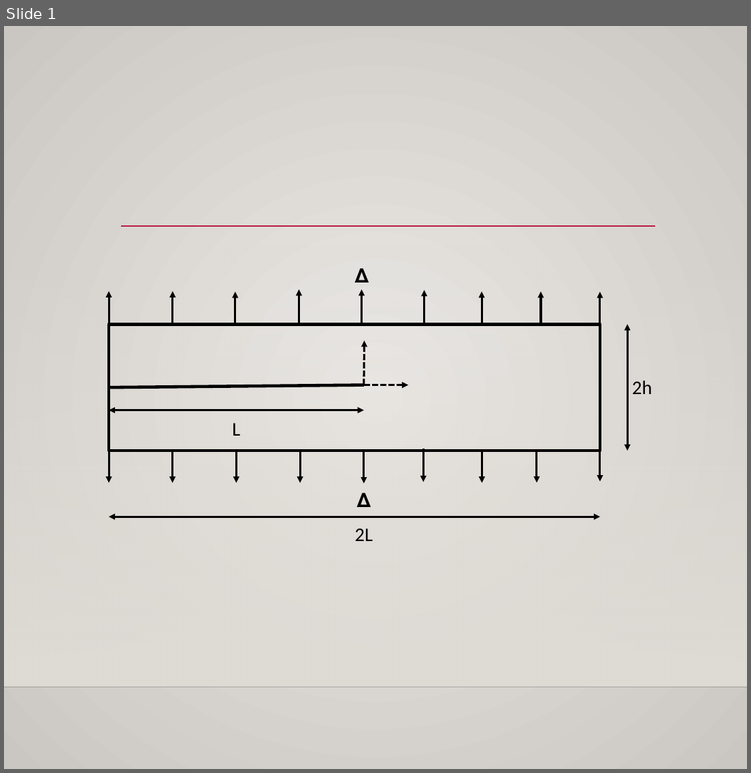
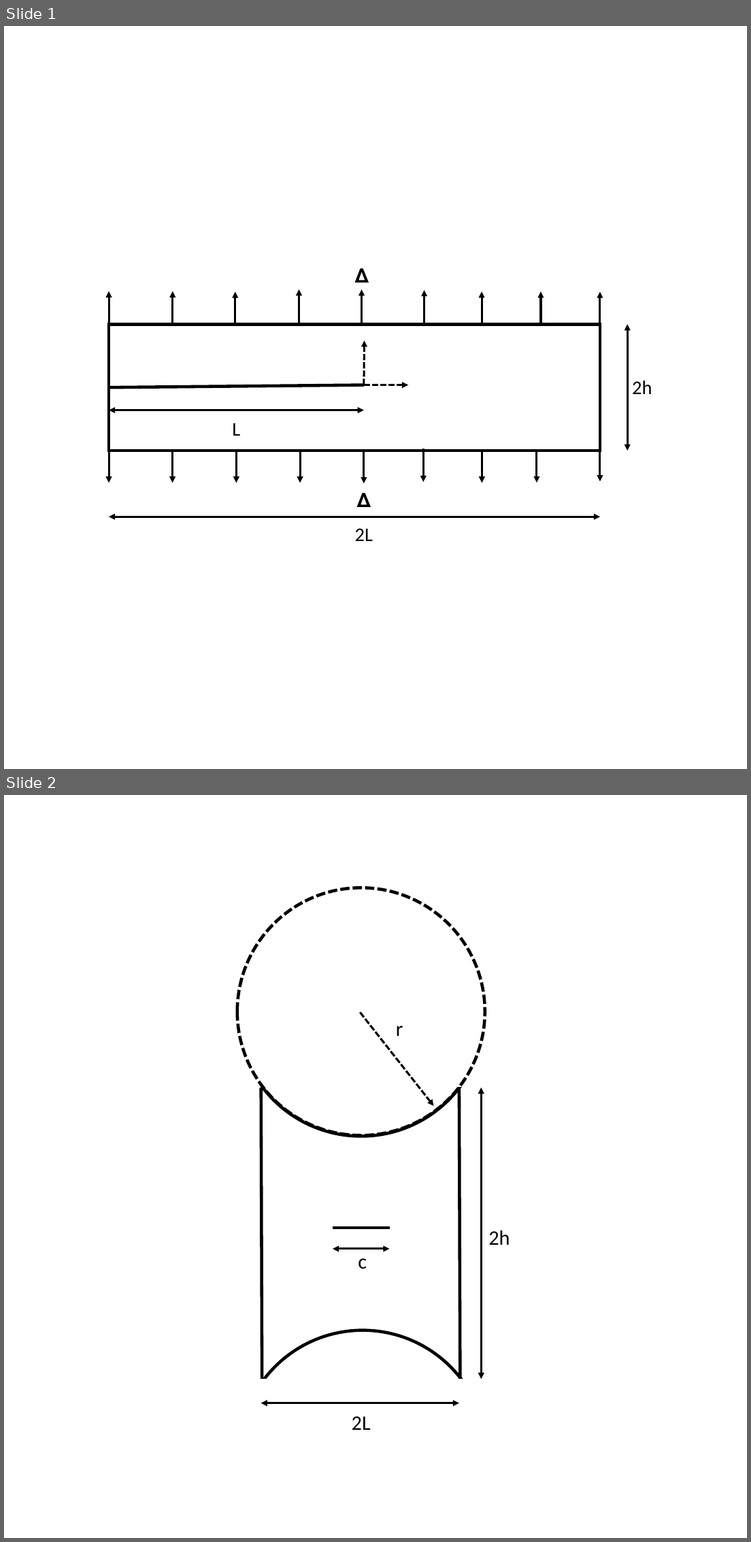
Before and after one commit to idaang267/FEniCS, a slide deck: Phase_Field_Fracture/Figures/PaperFigures.pptx. Shown one above the other, each under a label of ours: slide 1 before the commit, slides 1 and 2 after it. The pictures are 751x773 and 751x1542 pixels, drawn with LibreOffice and Linux fonts; fonts in the diff are those of the drawing; background and template pictures are left out. Boxes give left, top, right and bottom in pixels: in the first picture for what was removed or moved away, otherwise in the second. Text is boxed around its words. In the diff, an @@ line names an element or a change of style, - is before the commit and + after.

```diff
--- a/Phase_Field_Fracture/Figures/PaperFigures.pptx
+++ b/Phase_Field_Fracture/Figures/PaperFigures.pptx
@@ slide 2 added at [4,795,747,1538], background #FFFFFF @@
@@ rectangle added at [167,815,611,1087], fill #FFFFFF, outline #FFFFFF 1 pt @@
@@ ellipse added at [237,889,485,1136], outline #000000 4.5 pt @@
@@ ellipse added at [237,887,485,1135], outline #000000 4.5 pt dashed @@
@@ arrow added from (360, 1013) to (434, 1106), #000000 3 pt dashed @@
@@ text added at [396,1026,403,1036], 30 pt, text #000000 @@
+r
@@ line added from (261, 1087) to (262, 1378), #000000 4.5 pt @@
@@ line added from (459, 1087) to (460, 1385), #000000 4.5 pt @@
@@ double arrow added from (481, 1087) to (481, 1378), #000000 3 pt @@
@@ line added from (332, 1227) to (389, 1227), #000000 4.5 pt @@
@@ text added at [488,1230,509,1244], 30 pt, text #000000 @@
+2h
@@ double arrow added from (332, 1249) to (389, 1249), #000000 3 pt @@
@@ text added at [358,1258,366,1269], 30 pt, text #000000 @@
+c
@@ ellipse added at [239,1330,486,1538], outline #000000 4.5 pt @@
@@ rectangle added at [138,1378,582,1538], fill #FFFFFF, outline #FFFFFF 1 pt @@
@@ double arrow added from (261, 1403) to (459, 1403), #000000 3 pt @@
@@ text added at [351,1416,371,1429], 30 pt, text #000000 @@
+2L
@@ slide 1 changed as well @@
@@ background gradient #ECEAE7 to #CAC7C1 to #FFFFFF @@
@@ line removed from (122, 226) to (655, 226) @@
@@ rectangle removed at [4,244,747,686] @@
@@ line removed from (4, 686) to (747, 686) @@
```
Also in this commit, not shown: 2 other slides changed, 5 other slides added, 1 slide removed, 39 other files.
